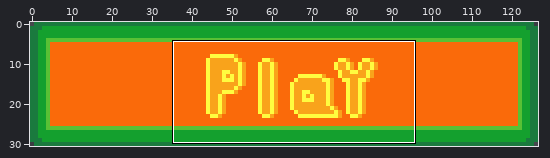
Pixel-art file -- src/UI/play_button.aseprite. Above: a wide view before the commit, with the close-up outlined.
Close-up. First the earlier version:
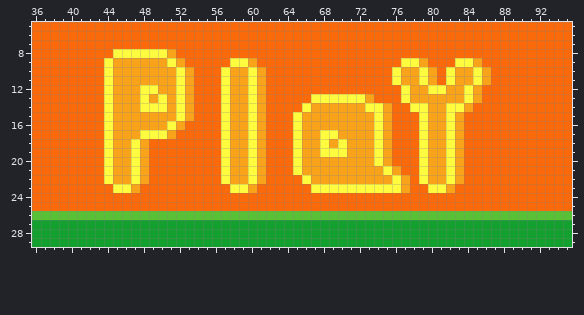
127x31 pixels, 1 frame. Shown: x 36..95, y 5..29.
After:
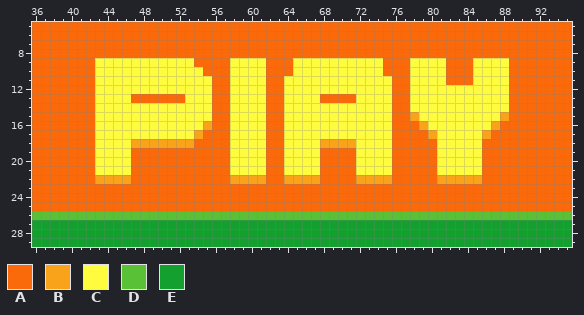
Palette (. is transparent): A #fa6a0a  B #f9a31b  C #fffc40  D #59c135  E #14a02e
From old to new:
Layer "Layer 2":
y 8: x 45..51 CCCCCCB -> AAAAAAA
y 9: x 43 A -> C; x 45..50 BBBBBB -> CCCCCC; x 52..53 BA -> CC; x 60..61 BA -> CC; x 65..74 AAAAAAAAAA -> CCCCCCCCCC; x 77 C -> A; x 79..81 BAA -> CCC; x 83..88 CCBAAA -> AACCCC
y 10: x 43 A -> C; x 45..51 BBBBBBB -> CCCCCCC; x 53..54 BA -> CC; x 57..59 CBB -> ACC; x 61 B -> C; x 65..74 AAAAAAAAAA -> CCCCCCCCCC; x 76..78 CBB -> AAC; x 80..84 BACBB -> CCAAA; x 86..88 BAA -> CCC
y 11: x 43 A -> C; x 45..51 BBBBBBB -> CCCCCCC; x 53..55 BAA -> CCC; x 57..59 CBB -> ACC; x 61 B -> C; x 64..78 AAAAAAAAAAAACBB -> CCCCCCCCCCCCAAC; x 80..84 BACBB -> CCAAA; x 86..88 BAA -> CCC
y 12: x 43 A -> C; x 45..47 BBB -> CCC; x 50..51 BB -> CC; x 53..55 BAA -> CCC; x 57..59 CBB -> ACC; x 61 B -> C; x 64..75 AAAAAAAAAAAA -> CCCCCCCCCCCC; x 77..79 CBB -> ACC; x 82..83 BB -> CC; x 85..88 BAAA -> CCCC
y 13: x 43 A -> C; x 45..55 BBBCBCBCBAA -> CCAAAAAACCC; x 57..59 CBB -> ACC; x 61 B -> C; x 64..66 AAA -> CCC; x 68..71 CCCC -> AAAA; x 73..75 BAA -> CCC; x 77..83 CBBBBBB -> ACCCCCC; x 85..88 BAAA -> CCCC
y 14: x 43 A -> C; x 45..47 BBB -> CCC; x 51 B -> C; x 53..55 BAA -> CCC; x 57..59 CBB -> ACC; x 61 B -> C; x 64..65 AA -> CC; x 67..72 BBBBBB -> CCCCCC; x 75 B -> C; x 80..81 BB -> CC; x 84..88 BAAAA -> CCCCC
y 15: x 43 A -> C; x 45..51 BBBBBBB -> CCCCCCC; x 53..55 BAA -> CCC; x 57..59 CBB -> ACC; x 61 B -> C; x 64 A -> C; x 66..73 BBBBBBBB -> CCCCCCCC; x 75 B -> C; x 78 A -> B; x 80..81 BB -> CC; x 83..88 BAAAAA -> CCCCCB
y 16: x 43 A -> C; x 45..50 BBBBBB -> CCCCCC; x 52..55 BAAA -> CCCB; x 57..59 CBB -> ACC; x 61 B -> C; x 64 A -> C; x 66..73 BBBBBBBB -> CCCCCCCC; x 75 B -> C; x 79..81 CBB -> BCC; x 83..87 BAAAA -> CCCCB
y 17: x 43 A -> C; x 45..47 BBB -> CCC; x 51..54 BAAA -> CCCB; x 57..59 CBB -> ACC; x 61 B -> C; x 64 A -> C; x 66..67 BB -> CC; x 70..73 BBBB -> CCCC; x 75 B -> C; x 79 C -> A; x 81 B -> C; x 83..86 BAAA -> CCCB
y 18: x 43 A -> C; x 45..47 BBC -> CCB; x 49..53 AAAAA -> BBBBB; x 57..59 CBB -> ACC; x 61 B -> C; x 64 A -> C; x 66..68 BBC -> CCB; x 70 C -> B; x 72..73 BB -> CC; x 75 B -> C; x 79..81 CBB -> AAC; x 83..85 BAA -> CCC
y 19: x 43 A -> C; x 45..48 BBCB -> CCAA; x 57..59 CBB -> ACC; x 61 B -> C; x 64 A -> C; x 66..73 BBCCCBBB -> CCAAAACC; x 75 B -> C; x 79..81 CBB -> AAC; x 83..85 BAA -> CCC
y 20: x 43 A -> C; x 45..48 BBCB -> CCAA; x 57..59 CBB -> ACC; x 61 B -> C; x 64 A -> C; x 66..73 BBBBBBBB -> CCAAAACC; x 75 B -> C; x 79..81 CBB -> AAC; x 83..85 BAA -> CCC
y 21: x 43 A -> C; x 45..48 BBCB -> CCAA; x 57..59 CBB -> ACC; x 61 B -> C; x 64 A -> C; x 66..74 BBBBBBBBB -> CCAAAACCC; x 76 B -> A; x 79..81 CBB -> AAC; x 83..85 BAA -> CCC
y 22: x 43..44 AC -> BB; x 47..48 CB -> AA; x 57 C -> A; x 60 C -> B; x 64..66 AAC -> BBB; x 68..71 BBBB -> AAAA; x 76..77 CB -> AA; x 79..80 CB -> AA; x 82 C -> B; x 84..85 AA -> BB
y 23: x 45..47 CCB -> AAA; x 58..60 CCB -> AAA; x 67..77 CCCCCCCCCCB -> AAAAAAAAAAA; x 80..82 CCB -> AAA
Where, in picture pixels (left, top, right, bottom), the same in both close-ups:
changed: (95, 49, 509, 193)
